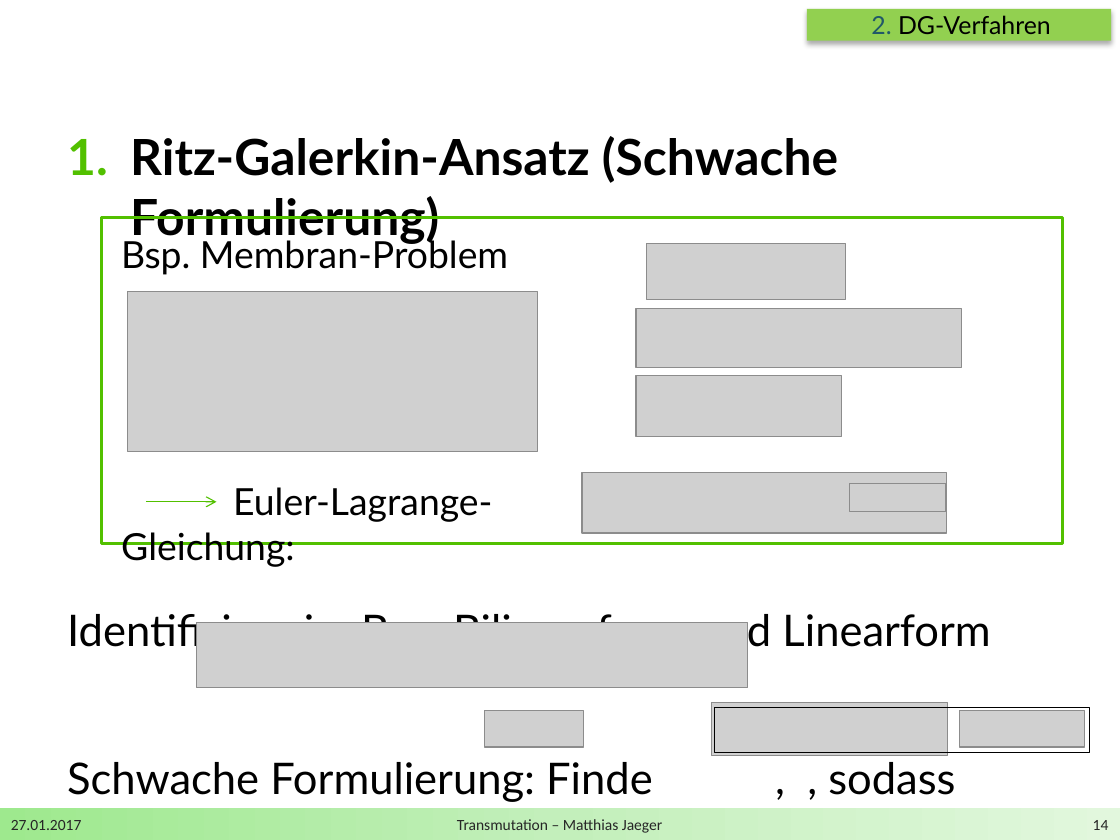
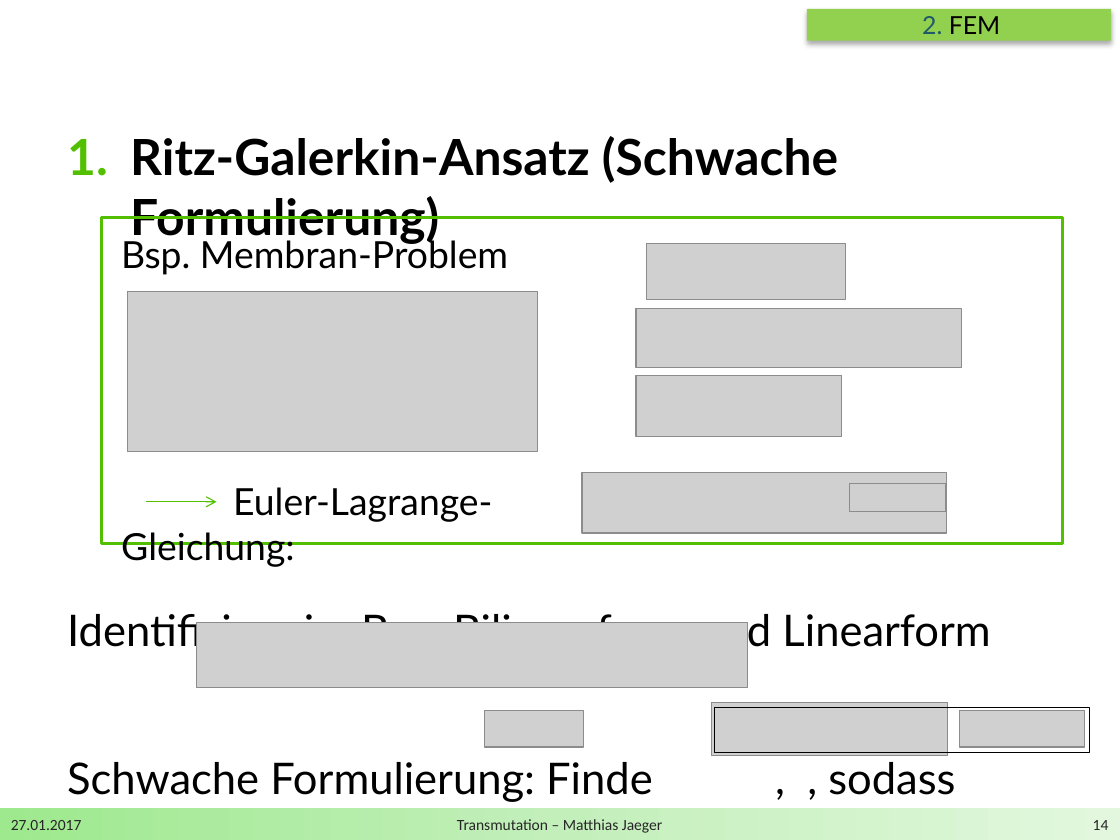
Before and after one commit to DerKleineGauss/Masterarbeit, a slide deck: slide 14 of Zwischenvortrag/Präsentation.pptx. Drawn at 1120x840 pixels with LibreOffice and Linux fonts; fonts in the diff are those of the drawing; grey boxes stand for pictures; background and template pictures are left out. Boxes give left, top, right and bottom in pixels: in the first picture for what was removed or moved away, otherwise in the second. Text is boxed around its words. In the diff, an @@ line names an element or a change of style, - is before the commit and + after.

```diff
--- a/Zwischenvortrag/Präsentation.pptx
+++ b/Zwischenvortrag/Präsentation.pptx
@@ text at (x1=922, y1=16, x2=1000, y2=34): text changed @@
-2. DG-Verfahren
+2. FEM
```
Also in this commit, not shown: 11 other slides changed, 6 slides added, 2 other files.
